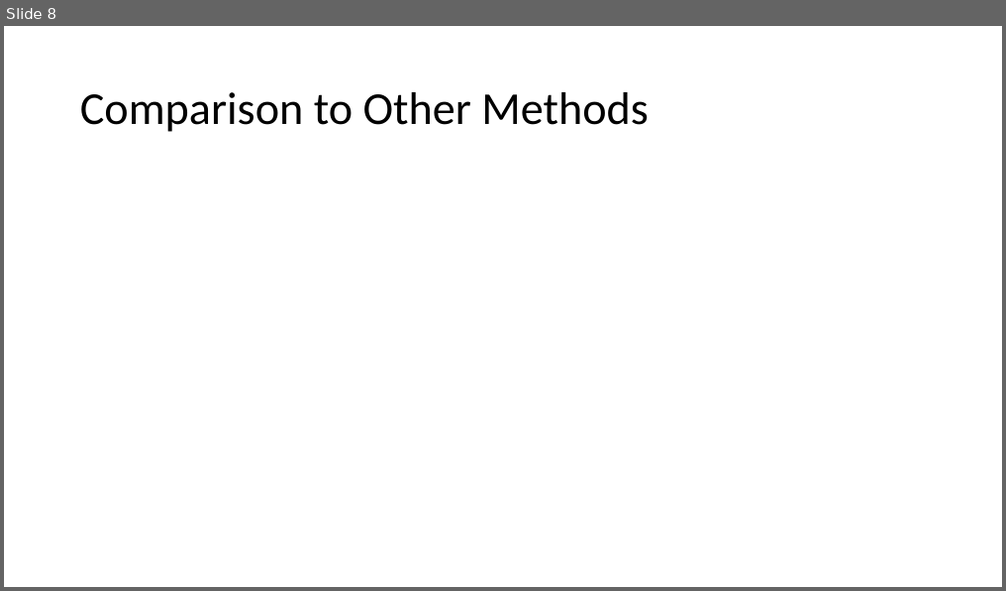
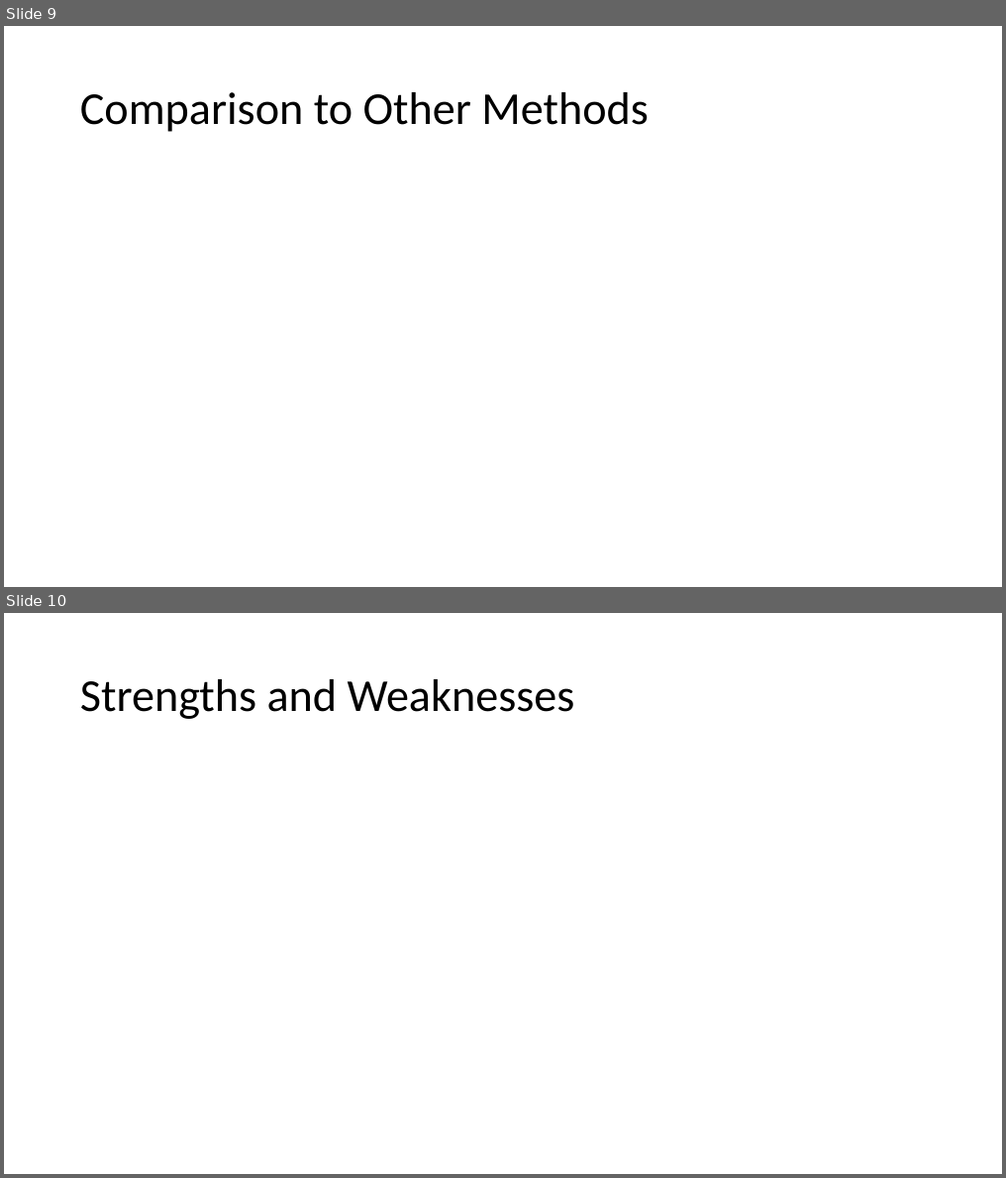
Before and after one commit to nbv3/math465_tsne, a slide deck: math465_tsne.pptx. Shown one above the other, each under a label of ours: slide 8 before the commit, slides 9 and 10 after it. The pictures are 1006x591 and 1006x1178 pixels, drawn with LibreOffice and Linux fonts; fonts in the diff are those of the drawing. Boxes give left, top, right and bottom in pixels: in the first picture for what was removed or moved away, otherwise in the second. Text is boxed around its words. In the diff, an @@ line names an element or a change of style, - is before the commit and + after.

```diff
--- a/math465_tsne.pptx
+++ b/math465_tsne.pptx
@@ slide 10 added at [4, 613, 1002, 1174], background #FFFFFF @@
@@ title added at [80, 679, 575, 719], 44 pt, text #000000 @@
+Strengths and Weaknesses
@@ what was slide 8 is now slide 9 @@
```
Also in this commit, not shown: 3 other slides added, 1 slide removed, 4 other files.
